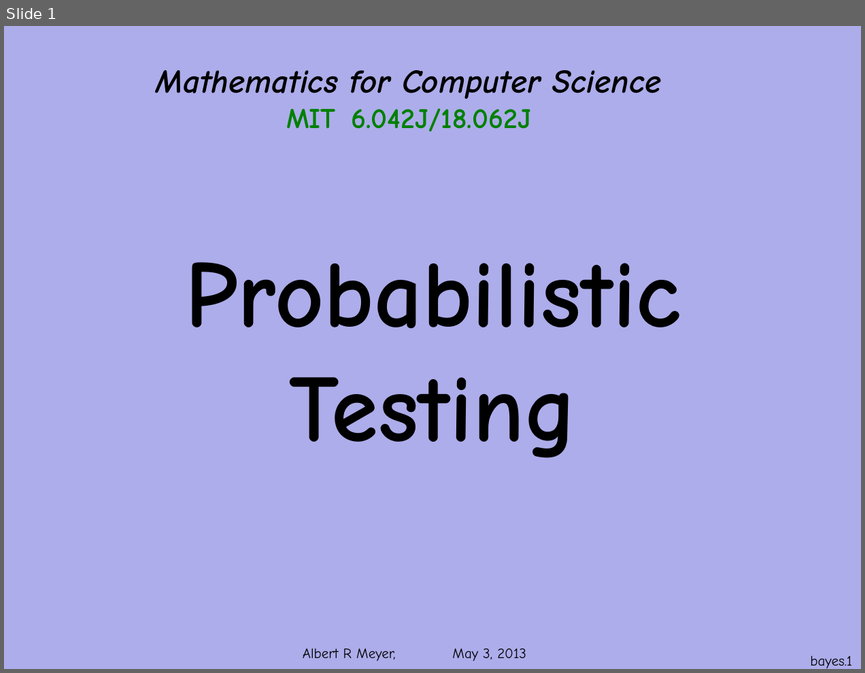
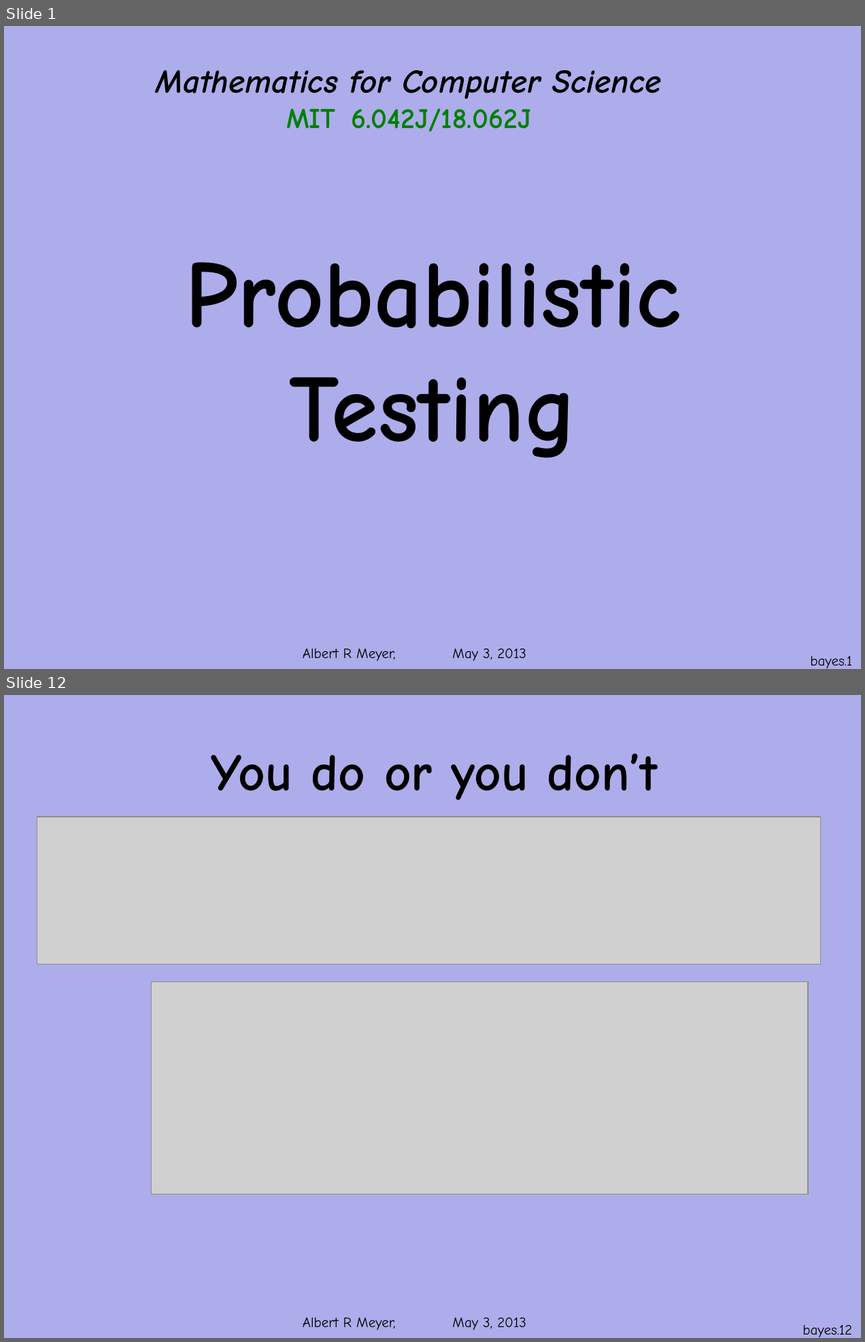
Before and after one commit to armeyer/mcs_web, a slide deck: spring13/slides13/prob-bayes.pptx. Shown one above the other, each under a label of ours: slide 1 before the commit, slides 1 and 12 after it; the slides between them are not shown. The pictures are 865x673 and 865x1342 pixels, drawn with LibreOffice and Linux fonts; fonts in the diff are those of the drawing; grey boxes stand for pictures; background and template pictures are left out. Boxes give left, top, right and bottom in pixels: in the first picture for what was removed or moved away, otherwise in the second. Text is boxed around its words. In the diff, an @@ line names an element or a change of style, - is before the commit and + after.

Commit message:
rewrite prob-bayes.pptx

```diff
--- a/spring13/slides13/prob-bayes.pptx
+++ b/spring13/slides13/prob-bayes.pptx
@@ slide 12 added at <box>4,695,861,1338</box>, background #ADADEB; not listed: 1 template element that a slide beside it also shows @@
@@ text added at <box>211,753,657,800</box>, 44 pt, text #000000, bold @@
+You do or you don’t
@@ picture added at <box>37,817,821,964</box> @@
@@ picture added at <box>152,981,808,1193</box> @@
@@ line added from (118, 1028) to (118, 1028), #000000 0.75 pt @@
@@ page number added at <box>802,1324,852,1337</box>, 12 pt, text #000000 @@
+bayes.12
```
Also in this commit, not shown: 7 slides changed, 15 other slides added, 4 slides removed.
